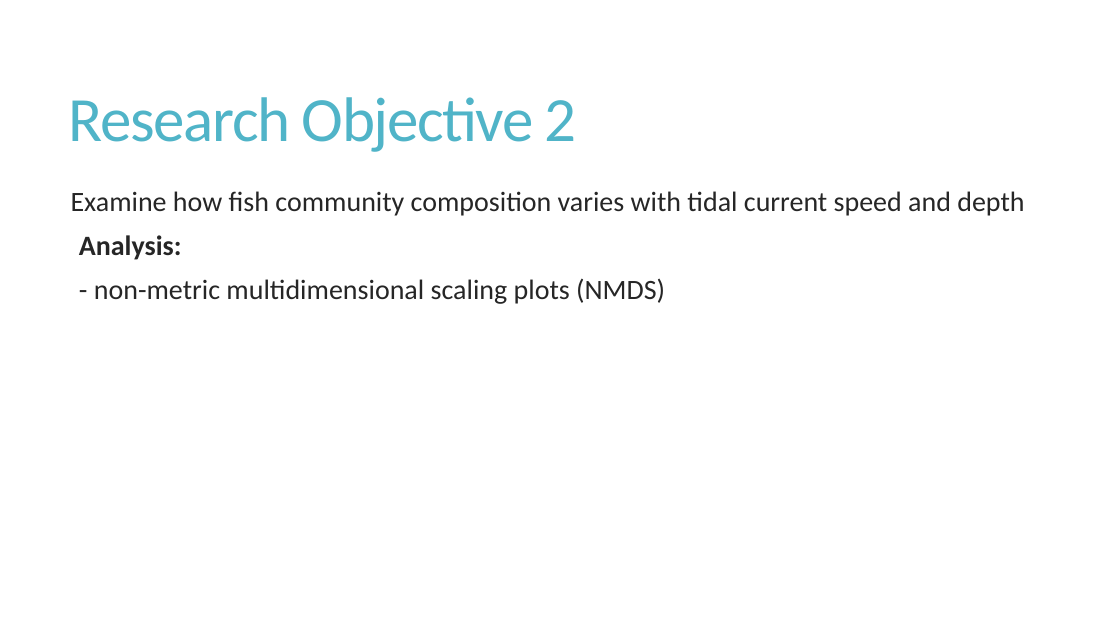
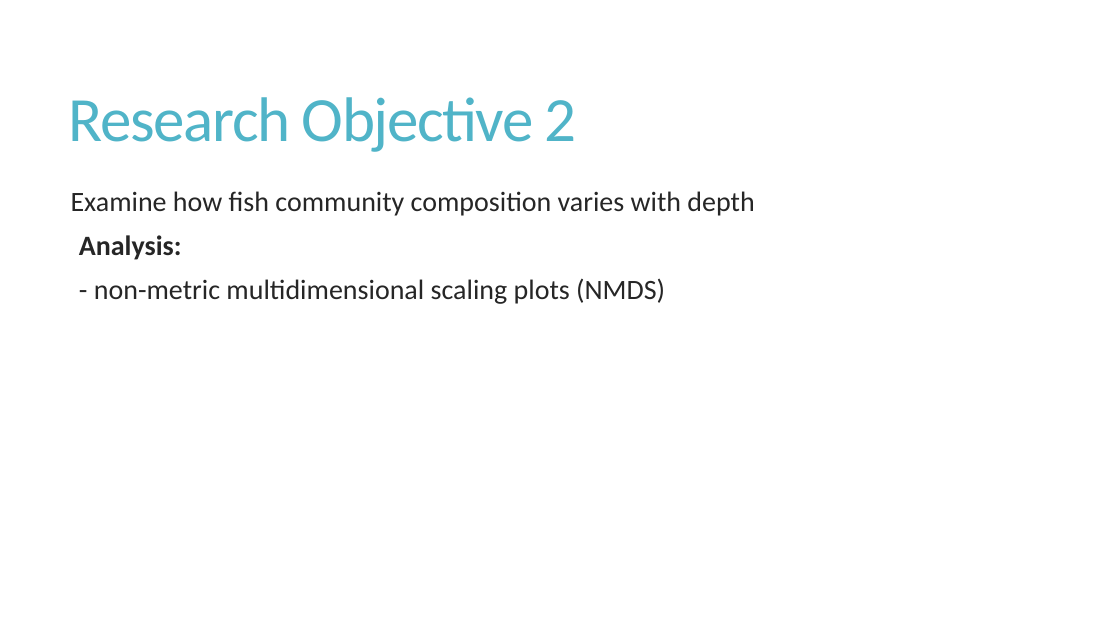
Before and after one commit to fionatfrancis/HiLo-Fish, a slide deck: slide 10 of HiLoAnalysisUpdate.pptx. Drawn at 1120x630 pixels with LibreOffice and Linux fonts; fonts in the diff are those of the drawing. Boxes give left, top, right and bottom in pixels: in the first picture for what was removed or moved away, otherwise in the second. Text is boxed around its words. In the diff, an @@ line names an element or a change of style, - is before the commit and + after.

```diff
--- a/HiLoAnalysisUpdate.pptx
+++ b/HiLoAnalysisUpdate.pptx
@@ text at <box>71,191,754,216</box>: text changed @@
-Examine how fish community composition varies with tidal current speed and depth
+Examine how fish community composition varies with depth
```
Also in this commit, not shown: 7 other slides changed, 4 slides added, 1 slide removed, 3 other files.
